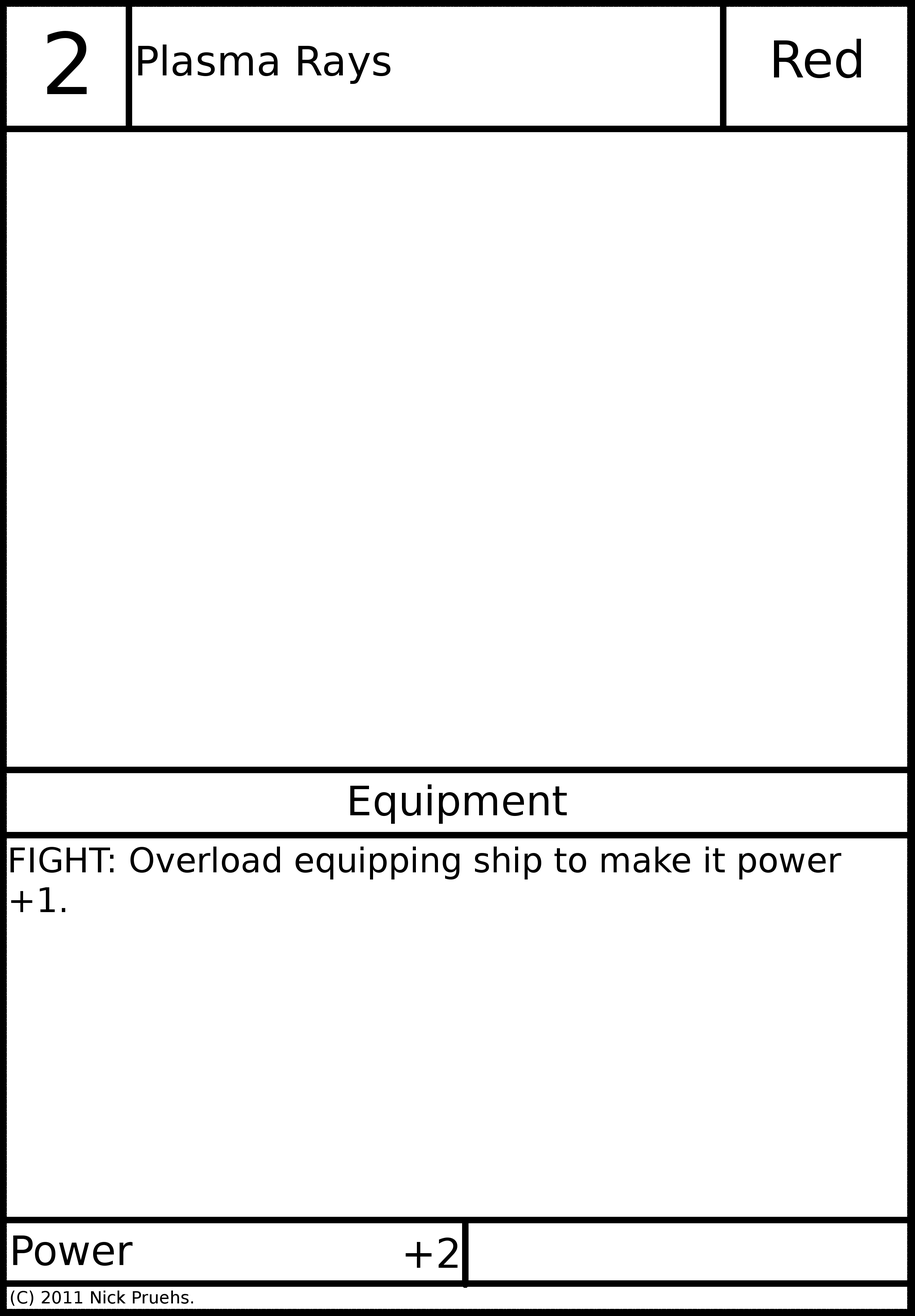
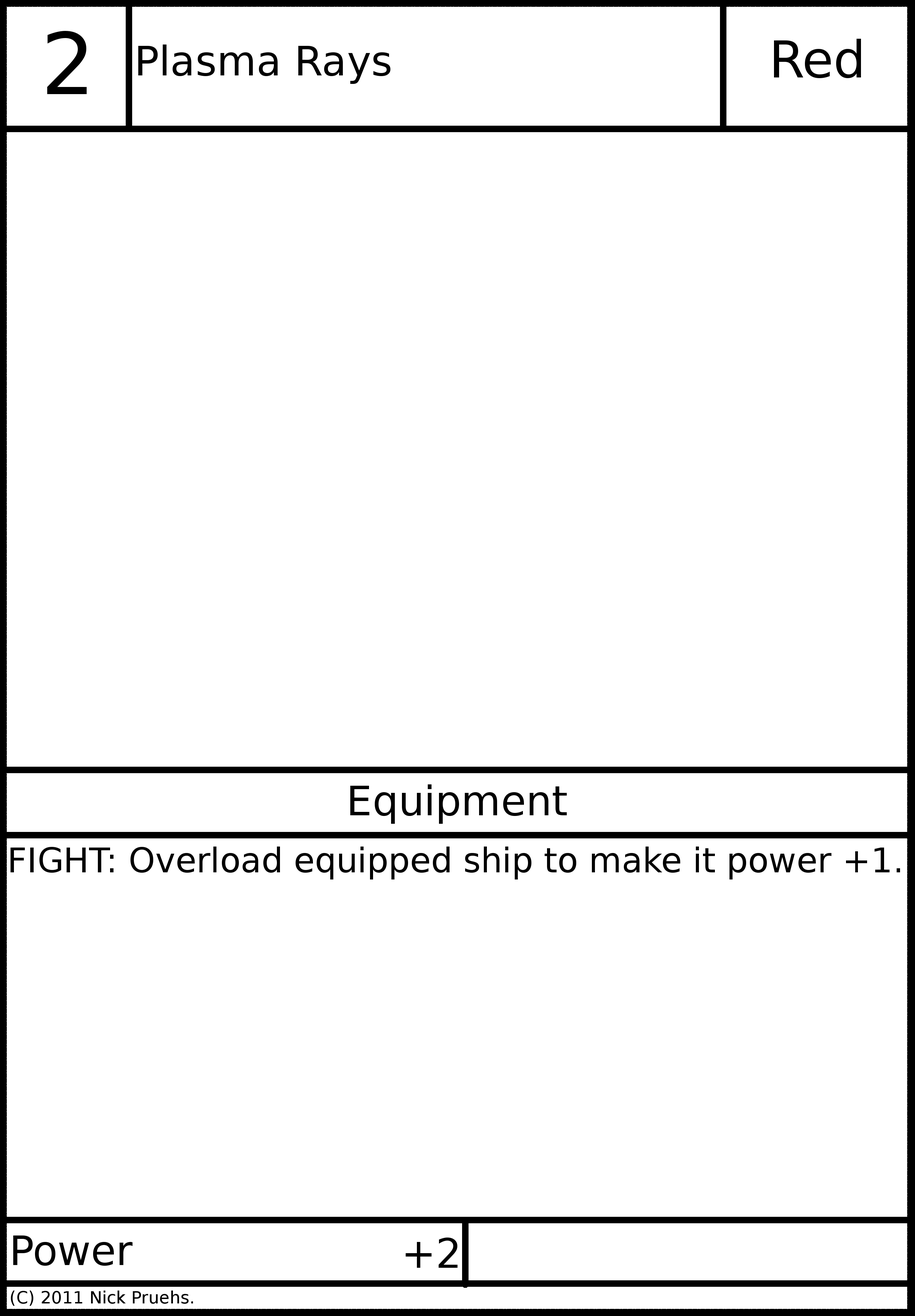
Layered file, before and after one edit (915px x 1316px). Changes by layer:
painted on "Card Text" over [left=11, top=846, right=900, bottom=912]
